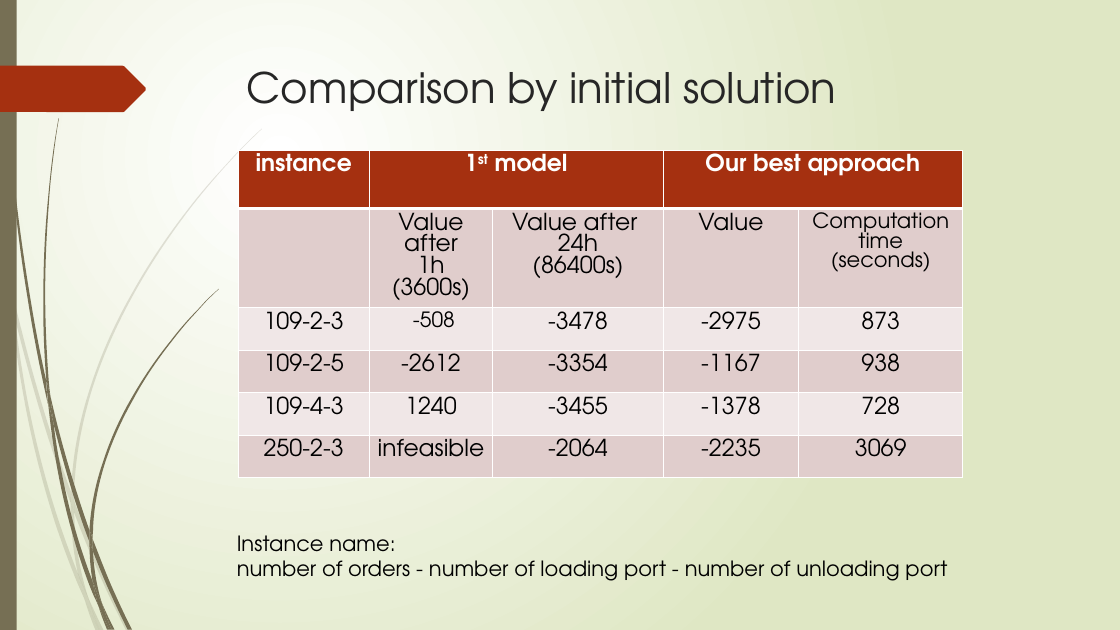
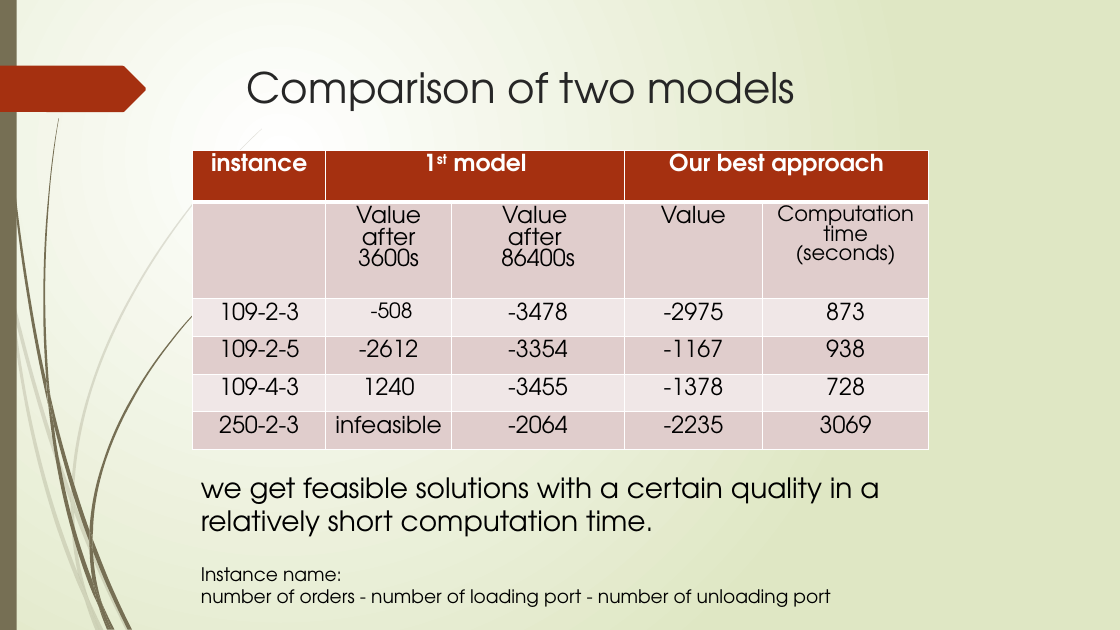
Before and after one commit to r-kurosu/kline_new, a slide deck: slide 65 of 竹田_修論発表.pptx (slide 66 before the commit). Drawn at 1120x630 pixels with LibreOffice and Linux fonts; fonts in the diff are those of the drawing. Boxes give left, top, right and bottom in pixels: in the first picture for what was removed or moved away, otherwise in the second. Text is boxed around its words. In the diff, an @@ line names an element or a change of style, - is before the commit and + after.

```diff
--- a/竹田_修論発表.pptx
+++ b/竹田_修論発表.pptx
@@ title at [247, 71, 795, 111]: text changed @@
-Comparison by initial solution
+Comparison of two models
@@ table at [192, 150, 928, 450] @@
-row 2, column 2: Value after / 1h / (3600s)
+row 2, column 2: Value after / 3600s
-row 2, column 3: Value after / 24h / (86400s)
+row 2, column 3: Value / after / 86400s
@@ table: place and size @@
-table at [239, 150, 964, 500]
+table at [192, 150, 928, 450]
@@ text "we get feasible solutions with ...": place and size @@
-text "we get feasible solutions with ..." at [237, 535, 947, 581]
+text "we get feasible solutions with ..." at [201, 477, 879, 607]
@@ text at [201, 477, 879, 537]: paragraph added @@
+we get feasible solutions with a certain quality in a relatively short computation time.
@@ text at [201, 567, 830, 607]: size 18 to 16 pt in "Instance name:", "number of orders - number of loading ..." @@
```
Also in this commit, not shown: 4 other slides changed, 2 slides removed.
